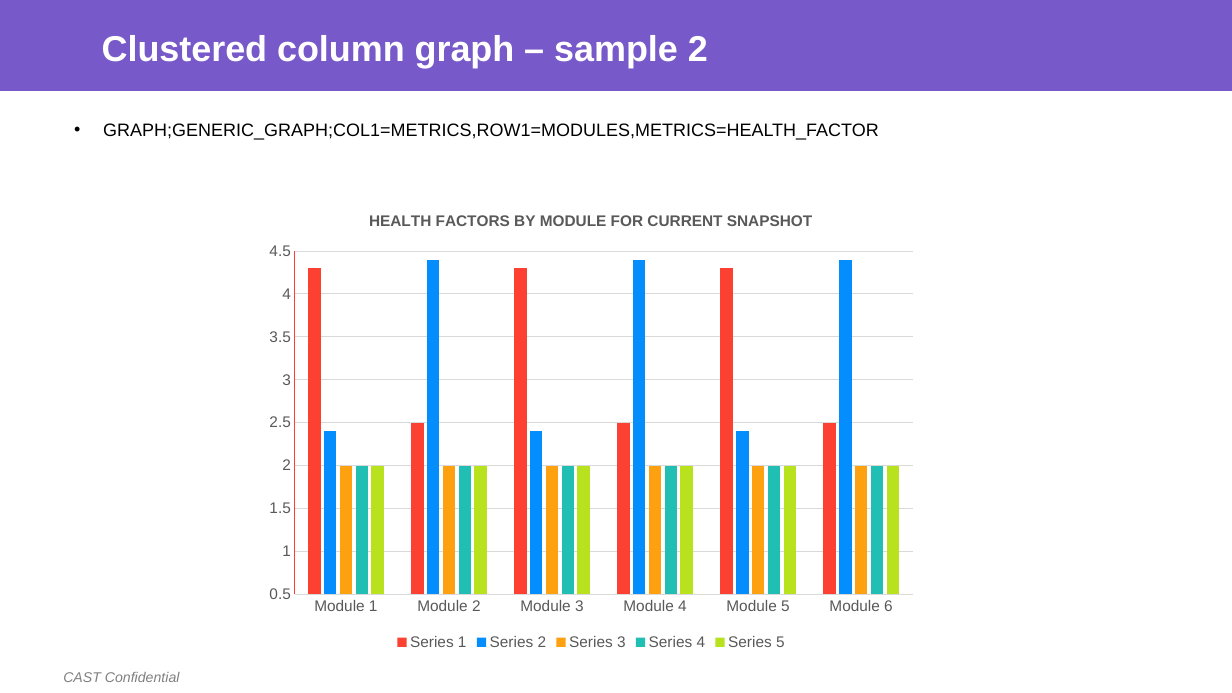
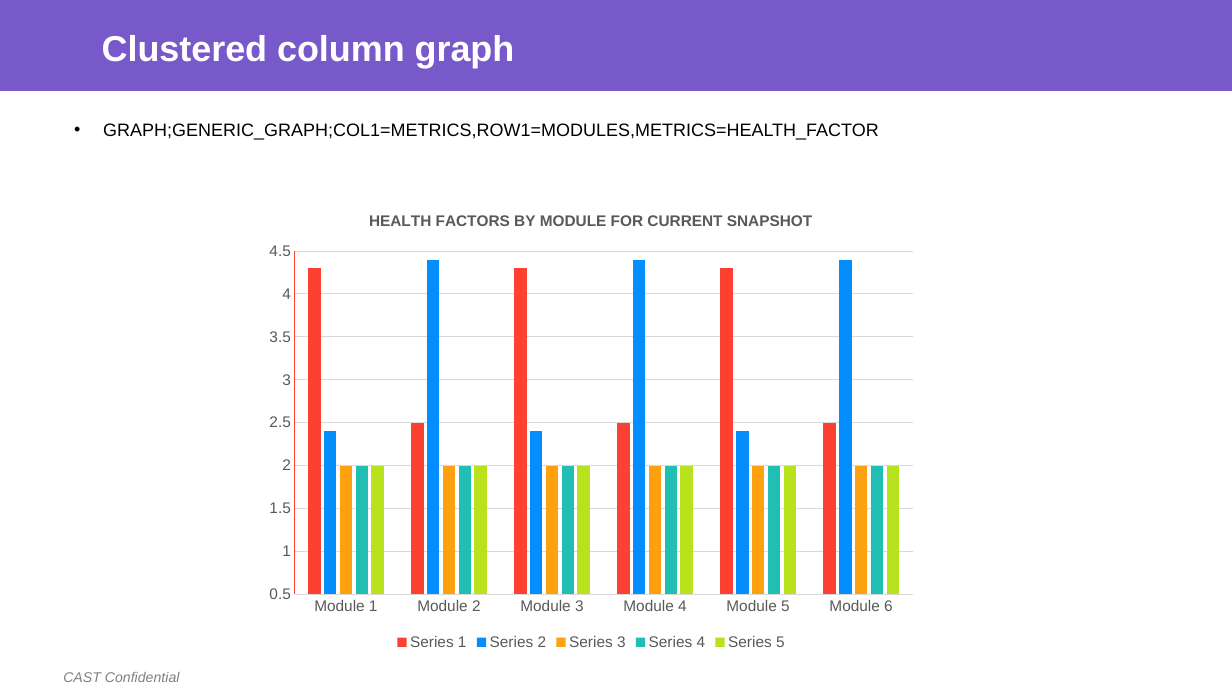
Before and after one commit to CAST-projects/CAST-ReportGenerator, a slide deck: slide 5 of CastReporting.Reporting.Core/Templates/Application/Component library/Generic Graph Definition.pptx. Drawn at 1232x693 pixels with LibreOffice and Linux fonts; fonts in the diff are those of the drawing; background and template pictures are left out. Boxes give left, top, right and bottom in pixels: in the first picture for what was removed or moved away, otherwise in the second. Text is boxed around its words. In the diff, an @@ line names an element or a change of style, - is before the commit and + after.

```diff
--- a/CastReporting.Reporting.Core/Templates/Application/Component library/Generic Graph Definition.pptx
+++ b/CastReporting.Reporting.Core/Templates/Application/Component library/Generic Graph Definition.pptx
@@ title at [102, 35, 515, 68]: text changed @@
-Clustered column graph – sample 2
+Clustered column graph
```
Also in this commit, not shown: 1 other slide changed, 5 other files.
